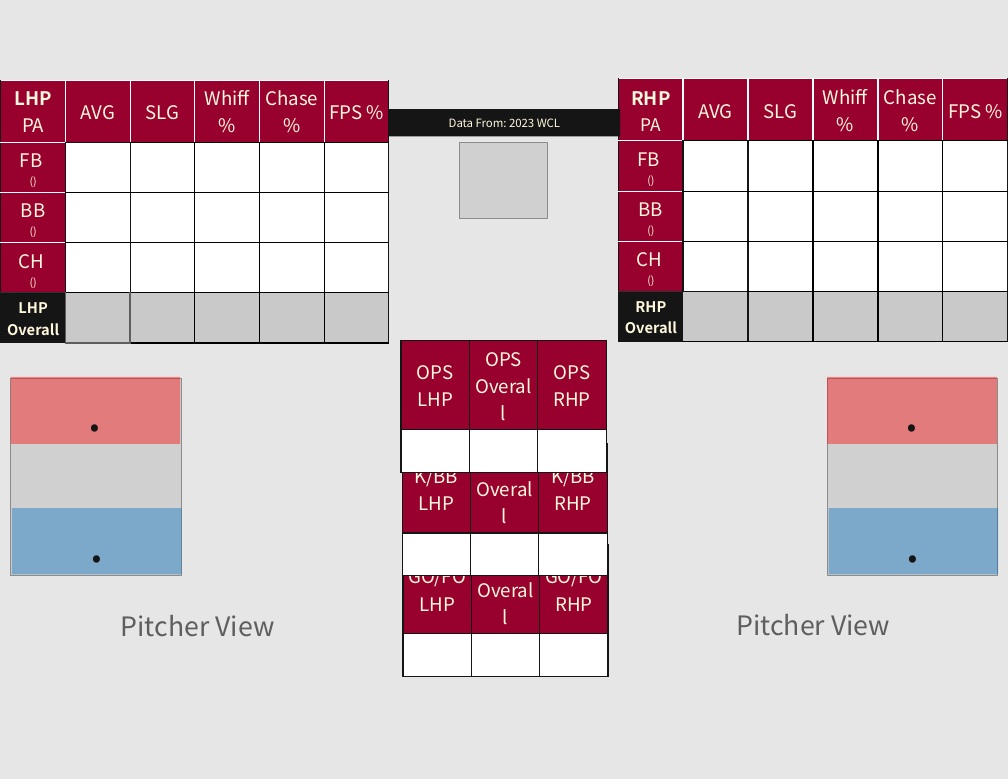
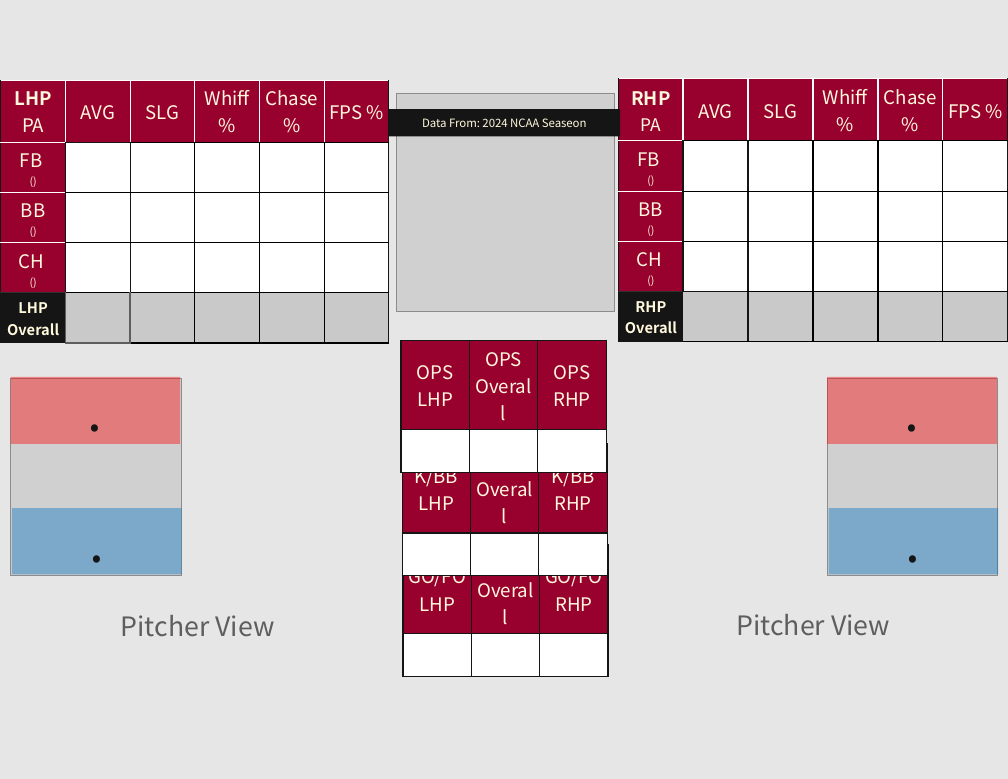
Before and after one commit to bpkerns15/Hitters, a slide deck: slide 19 of Templateold.pptx. Drawn at 1008x779 pixels with LibreOffice and Linux fonts; fonts in the diff are those of the drawing; grey boxes stand for pictures. Boxes give left, top, right and bottom in pixels: in the first picture for what was removed or moved away, otherwise in the second. Text is boxed around its words. In the diff, an @@ line names an element or a change of style, - is before the commit and + after.

```diff
--- a/Templateold.pptx
+++ b/Templateold.pptx
@@ picture added at (396, 93, 614, 311) @@
@@ text in rectangle at (422, 118, 587, 127): text changed @@
-Data From: 2023 WCL
+Data From: 2024 NCAA Seaseon
@@ picture removed at (460, 142, 547, 218) @@
```
Also in this commit, not shown: 37 other slides changed, 2 other files.
